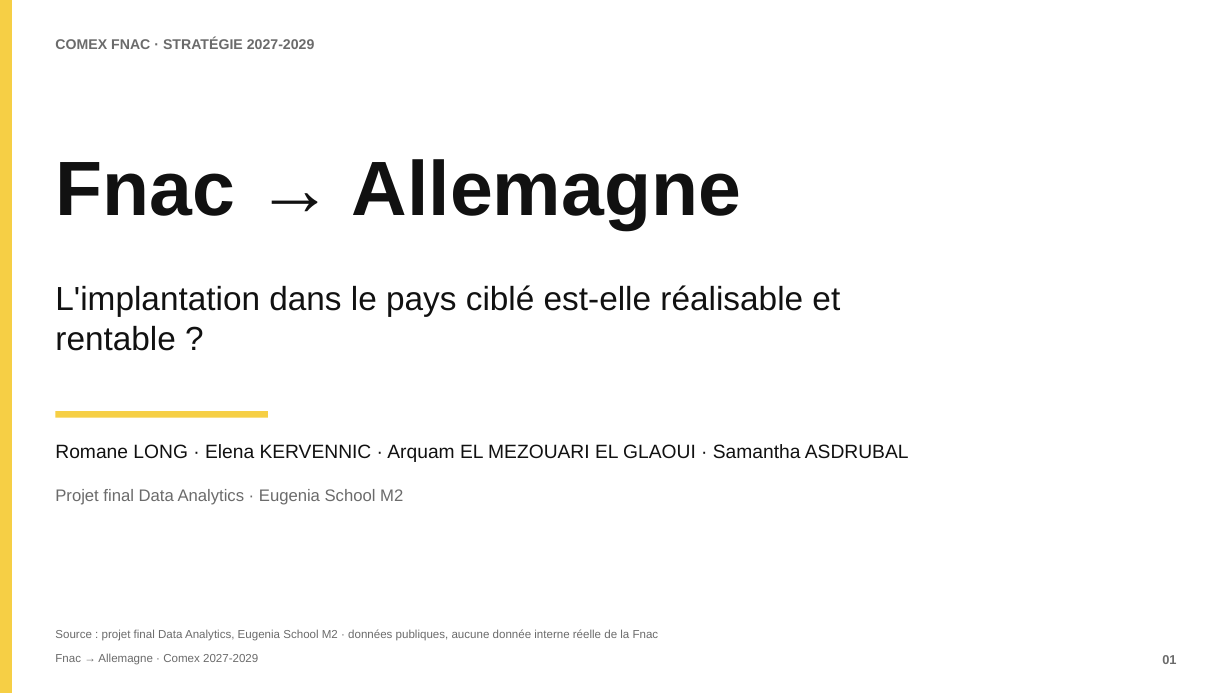
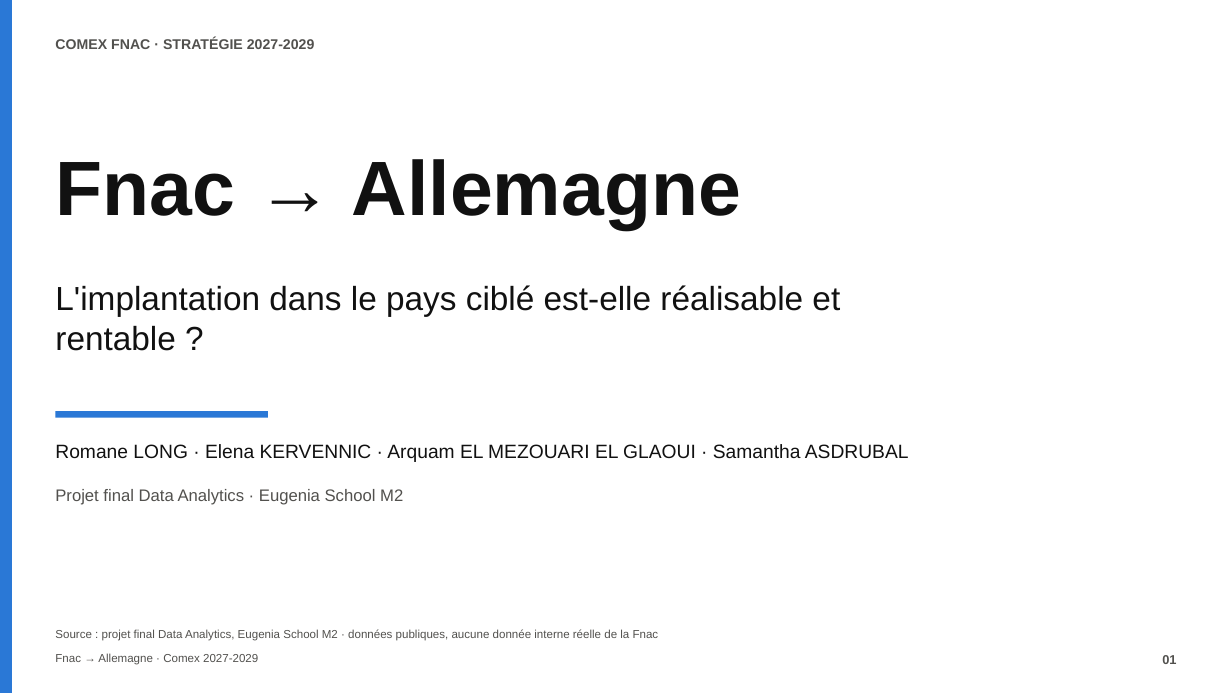
Before and after one commit to romane13long-source/fnac-expansion-allemagne, a slide deck: slide 1 of docs/Comex_Fnac_Allemagne.pptx. Drawn at 1232x693 pixels with LibreOffice and Linux fonts; fonts in the diff are those of the drawing. Boxes give left, top, right and bottom in pixels: in the first picture for what was removed or moved away, otherwise in the second. Text is boxed around its words. In the diff, an @@ line names an element or a change of style, - is before the commit and + after.

```diff
--- a/docs/Comex_Fnac_Allemagne.pptx
+++ b/docs/Comex_Fnac_Allemagne.pptx
@@ rectangle at (x1=0, y1=0, x2=12, y2=693): fill #F6CF45 to #2A78D6 @@
@@ rectangle at (x1=55, y1=411, x2=268, y2=418): fill #F6CF45 to #2A78D6 @@
@@ text colour #6B6B6B to #52514E in 5 elements at (x1=55, y1=37, x2=315, y2=49), (x1=55, y1=654, x2=258, y2=665), (x1=1162, y1=655, x2=1176, y2=664), (x1=55, y1=489, x2=403, y2=505), (x1=55, y1=629, x2=659, y2=641) @@
```
Also in this commit, not shown: 11 other slides changed, 6 other files.
